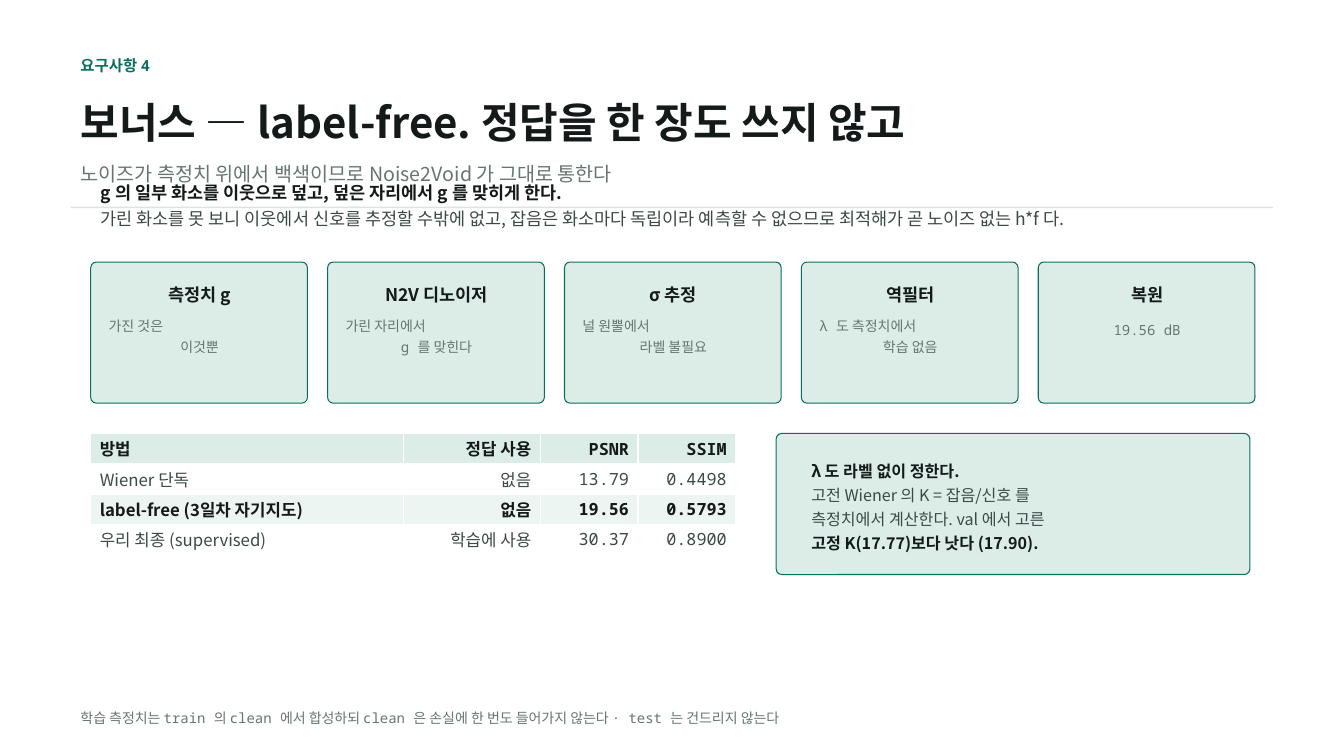
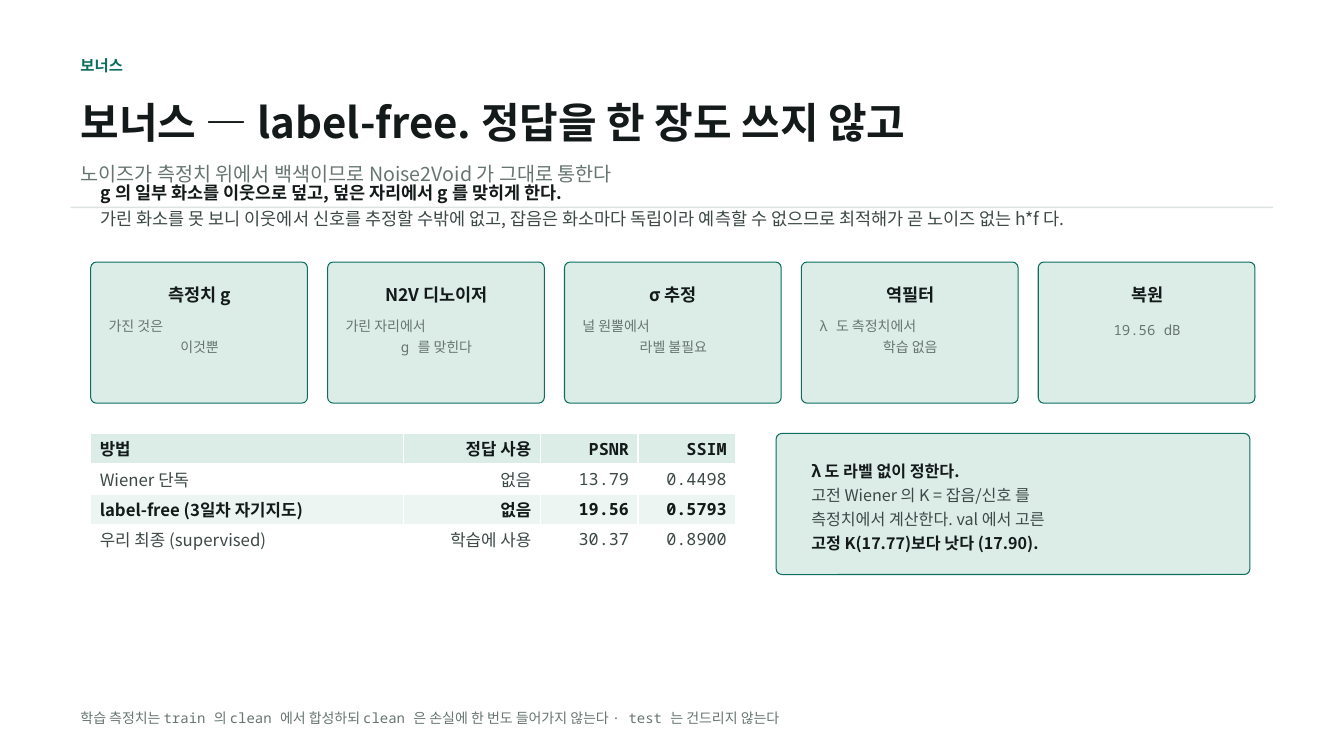
Before and after one commit to kithhooni-commits/ds-practice, a slide deck: slide 18 of 실습5/실습5_day3_발표.pptx. Drawn at 1344x756 pixels with LibreOffice and Linux fonts; fonts in the diff are those of the drawing. Boxes give left, top, right and bottom in pixels: in the first picture for what was removed or moved away, otherwise in the second. Text is boxed around its words. In the diff, an @@ line names an element or a change of style, - is before the commit and + after.

```diff
--- a/실습5/실습5_day3_발표.pptx
+++ b/실습5/실습5_day3_발표.pptx
@@ text at [80,58,123,73]: text changed @@
-요구사항 4
+보너스
```
Also in this commit, not shown: 12 other slides changed, 1 other file.
